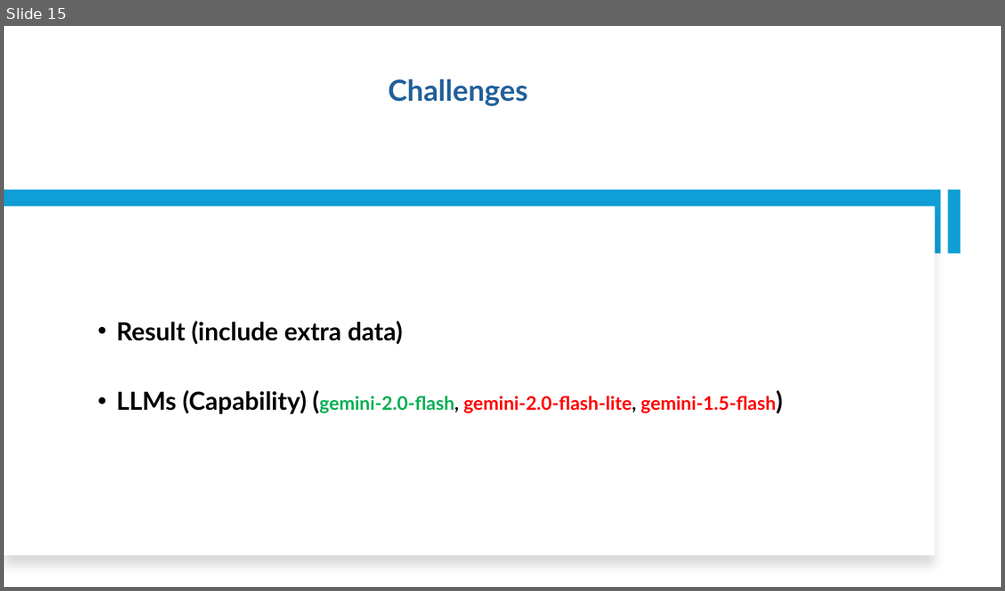
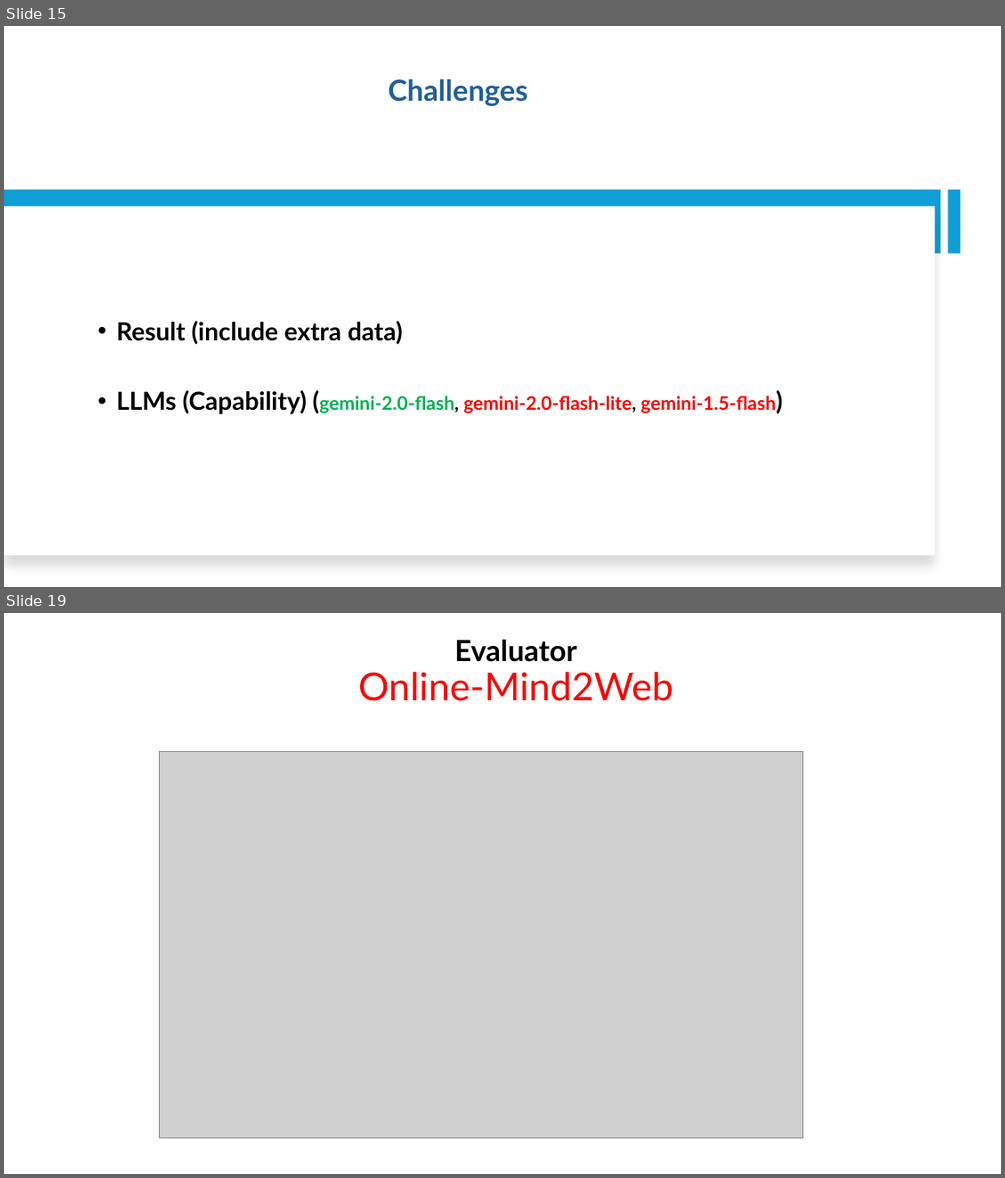
Before and after one commit to nguyennguyen6bk/web-space, a slide deck: Report.pptx. Shown one above the other, each under a label of ours: slide 15 before the commit, slides 15 and 19 after it; the slides between them are not shown. The pictures are 1005x591 and 1005x1178 pixels, drawn with LibreOffice and Linux fonts; fonts in the diff are those of the drawing; grey boxes stand for pictures. Boxes give left, top, right and bottom in pixels: in the first picture for what was removed or moved away, otherwise in the second. Text is boxed around its words. In the diff, an @@ line names an element or a change of style, - is before the commit and + after.

```diff
--- a/Report.pptx
+++ b/Report.pptx
@@ slide 19 added at box(4, 613, 1001, 1174), background #FFFFFF @@
@@ title added at box(358, 639, 673, 701), 37 pt, text #FF0000 @@
+Evaluator
+Online-Mind2Web
@@ picture added at box(160, 751, 803, 1137) @@
```
Also in this commit, not shown: 3 other slides added, 11 other files.
